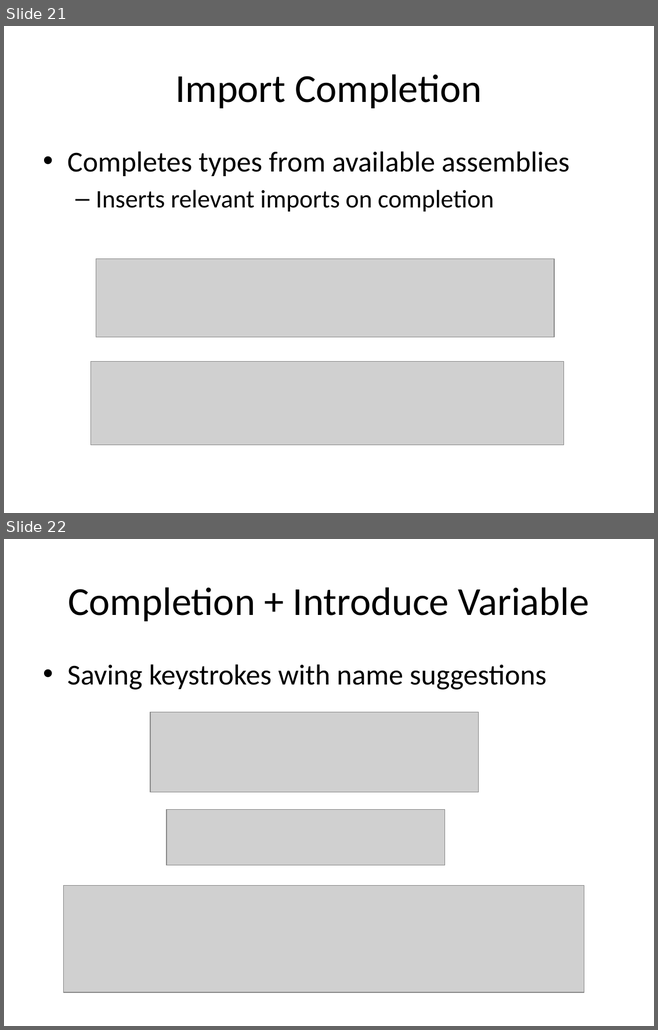
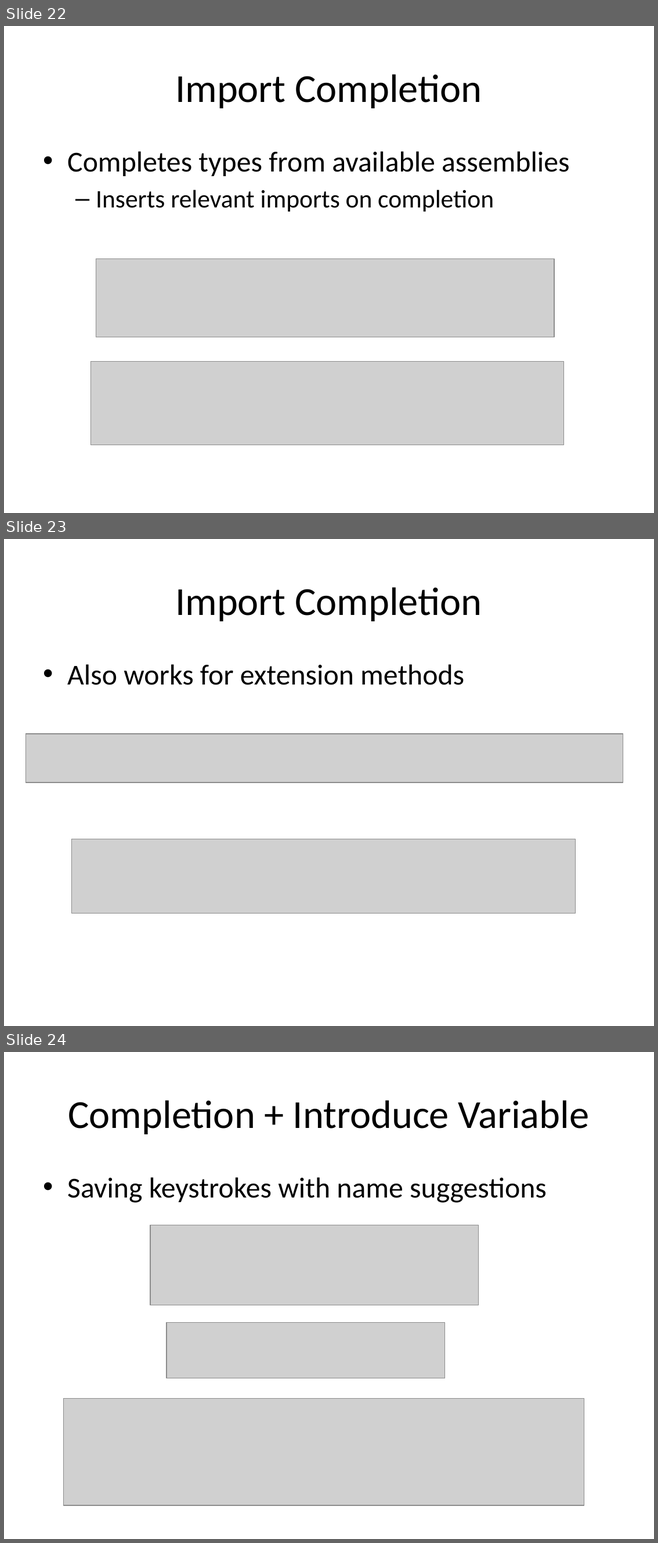
Before and after one commit to rasmuskl/ReSharperCourse, a slide deck: Presentations/2 - Exercises - ReSharper Course.pptx. Shown one above the other, each under a label of ours: slides 21 and 22 before the commit, slides 22, 23 and 24 after it. The pictures are 658x1030 and 658x1543 pixels, drawn with LibreOffice and Linux fonts; fonts in the diff are those of the drawing; grey boxes stand for pictures. Boxes give left, top, right and bottom in pixels: in the first picture for what was removed or moved away, otherwise in the second. Text is boxed around its words. In the diff, an @@ line names an element or a change of style, - is before the commit and + after.

```diff
--- a/Presentations/2 - Exercises - ReSharper Course.pptx
+++ b/Presentations/2 - Exercises - ReSharper Course.pptx
@@ slide 23 added at <box>4,539,654,1026</box>, background #FFFFFF @@
@@ title added at <box>175,587,482,621</box>, 44 pt, text #000000 @@
+Import Completion
@@ text added at <box>67,664,464,685</box>, 32 pt, text #000000 @@
+• Also works for extension methods
@@ picture added at <box>25,734,622,783</box> @@
@@ picture added at <box>71,839,575,913</box> @@
@@ what was slide 21 is now slide 22 @@
@@ what was slide 22 is now slide 24 @@
```
Also in this commit, not shown: 3 slides changed, 2 other slides added, 1 slide removed, 13 other files.
